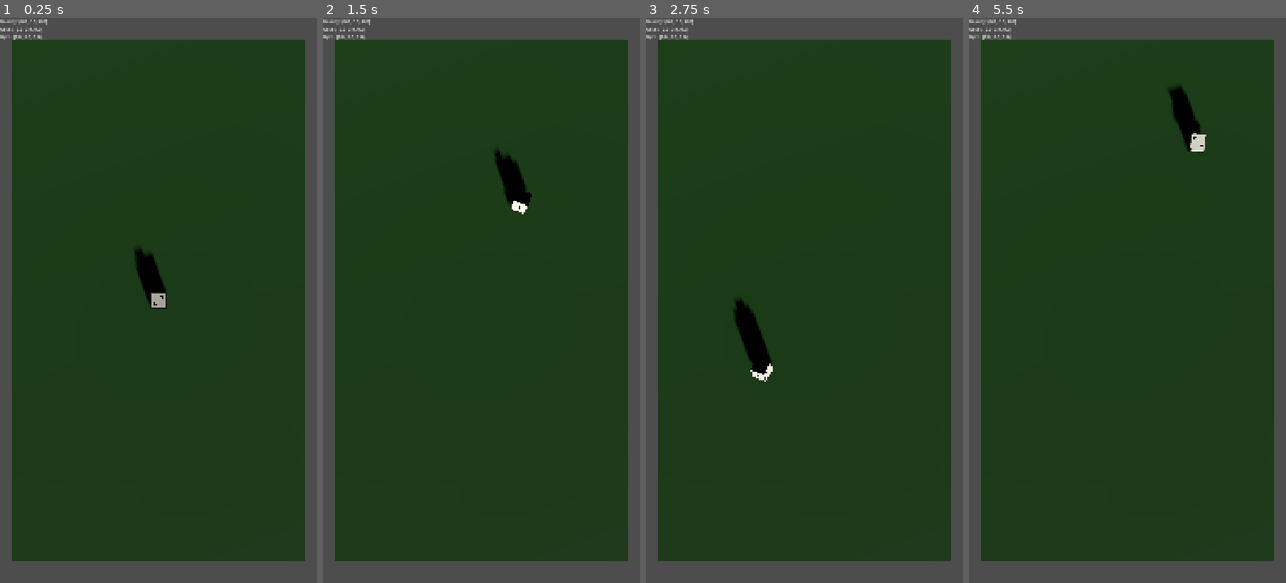
Above: before the commit, frames 1-4 (left to right).
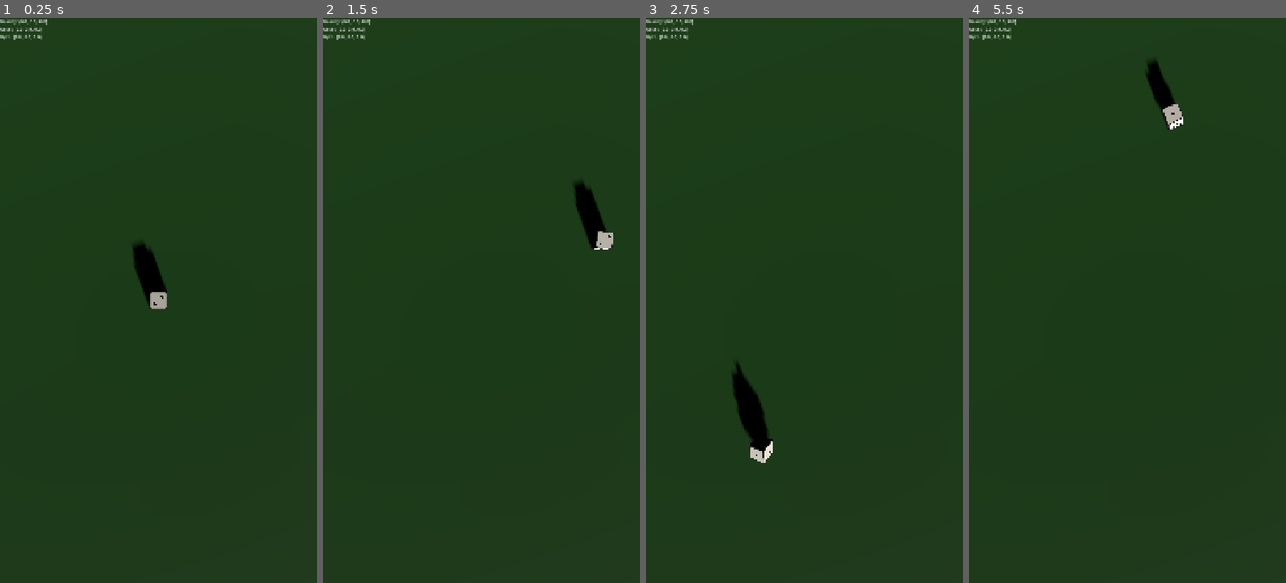
Above: after the commit, the same moments.

Repository: MatthieuLJ/no_dice
Game: Godot game, scene res://die.tscn
Same seed, same stepped clock (60 frames per second), same inputs: the game is played once before the commit and once after it.
Inputs:
- Up to frame 1 (0.25 s): no input
- Up to frame 2 (1.5 s): tap Enter at 0.5 s; hold Right (ui_right) 0.53-1.28 s; tap R at 0.6, 1.35 s; tap Space at 0.77 s; hold Down (ui_down) from 1.28 s (still down)
- Up to frame 3 (2.75 s): tap Space at 1.52 s; release Down (ui_down) at 2.03 s; hold Right (ui_right) from 2.03 s (still down); tap R at 2.1 s
- Up to frame 4 (5.5 s): release Right (ui_right) at 2.78 s; hold Up (ui_up) 2.78-3.53 s; tap R every 0.75 s from 2.85 to 5.1 s; tap Space at 3.02, 3.77, 4.52 s; hold Left (ui_left) 3.53-5.03 s; hold Down (ui_down) from 5.03 s (still down)

The runs differ from the first frame. In frame 1, 15% of the frame differs, in the area x 0-100%, y 0-100%; in frame 2, 16%; in frame 3, 17%; in frame 4, 16%.

Commit message:
feat(enclosure): implement apex pyramid wall geometry and viewport containment clamping

Diff:
--- a/camera.gd
+++ b/camera.gd
@@ -7,8 +7,10 @@
 # tan(π/8) = 1/h = sqrt(2) - 1
 # Therefore h = 1/(sqrt(2) - 1) = sqrt(2) + 1
 
-@export var starting_height: float = sqrt(2) + 1.2
+@export var starting_height: float = sqrt(2) + 1.0
 
 func _ready() -> void:
-	# Change only the Y position (height)
-	position.y = starting_height
+	keep_aspect = Camera3D.KEEP_WIDTH
+	fov = 45.0
+	position = Vector3(0.0, starting_height, 0.0)
+	rotation_degrees = Vector3(-90.0, 0.0, 0.0)
--- a/die.gd
+++ b/die.gd
@@ -75,8 +75,49 @@
 	if not ground:
 		return
 
-	# Emergency fallback recovery if the die clips out of the world
-	var local_pos = ground.to_local(state.transform.origin)
+	# Calculate dynamic boundaries matching view frustum and pyramid_scale.gd
+	var current_transform = state.transform
+	var local_pos = ground.to_local(current_transform.origin)
+	var view_size = get_viewport().get_visible_rect().size
+	var aspect_ratio = 1.0
+	if view_size.x > 0:
+		aspect_ratio = view_size.y / view_size.x
+
+	# Read base_inset_factor from ground script if available
+	var inset_factor = ground.get("base_inset_factor") if ground and "base_inset_factor" in ground else 1.0
+	var half_size = 0.05 # Half size of 0.1m die
+
+	# X Bounds (East/West walls at +/- inset_factor at floor)
+	var min_x = -inset_factor + half_size
+	var max_x = inset_factor - half_size
+
+	# Y Bounds (Floor at 0.0, Roof at 2.0)
+	var min_y = 0.0 + half_size
+	var max_y = 2.0 - half_size
+
+	# Z Bounds (North/South walls at +/- aspect_ratio * inset_factor at floor)
+	var min_z = -(aspect_ratio * inset_factor) + half_size
+	var max_z = (aspect_ratio * inset_factor) - half_size
+
+	# Check if slipped outside the camera view boundaries
+	var clamped_x = clampf(local_pos.x, min_x, max_x)
+	var clamped_y = clampf(local_pos.y, min_y, max_y)
+	var clamped_z = clampf(local_pos.z, min_z, max_z)
+
+	if clamped_x != local_pos.x or clamped_y != local_pos.y or clamped_z != local_pos.z:
+		var safe_local_pos = Vector3(clamped_x, clamped_y, clamped_z)
+		current_transform.origin = ground.to_global(safe_local_pos)
+		state.transform = current_transform
+
+		# Zero out velocity on clamped axis to prevent clipping loop acceleration
+		if clamped_x != local_pos.x:
+			state.linear_velocity.x = 0.0
+		if clamped_y != local_pos.y:
+			state.linear_velocity.y = 0.0
+		if clamped_z != local_pos.z:
+			state.linear_velocity.z = 0.0
+
+	# Emergency fallback recovery if the die clips far out of the world
 	if local_pos.y < -2.0 or local_pos.length() > 10.0:
 		var reset_transform = state.transform
 		reset_transform.origin = ground.to_global(Vector3(0, 0.5, 0))
--- a/pyramid_scale.gd
+++ b/pyramid_scale.gd
@@ -9,32 +9,90 @@
 @onready var roof: CollisionShape3D = $Roof
 
 
+# Camera is at Y = sqrt(2) + 1.0 = 2.4142. Apex is located just above the camera.
+@export var camera_height: float = sqrt(2.0) + 1.0 # 2.4142m
+@export var apex_margin_above_camera: float = 0.6 # Apex is at Y = 3.0142m
+@export var base_inset_factor: float = 1.0 # Base position at viewport bounds (1.0)
+
+var _last_view_size: Vector2 = Vector2.ZERO
+
 func _ready() -> void:
-	# Connect to viewport resize to update scale automatically
+	_remove_wall_meshes()
 	get_viewport().size_changed.connect(_update_scale)
-	# Initial call to set scale at startup
 	_update_scale()
+
+func _remove_wall_meshes() -> void:
+	var walls = [wall_north, wall_south, wall_east, wall_west]
+	for w in walls:
+		if w and w.has_node("VisualMesh"):
+			w.get_node("VisualMesh").queue_free()
+
+func _process(_delta: float) -> void:
+	var view_size = get_viewport().get_visible_rect().size
+	if view_size != _last_view_size:
+		_update_scale()
 
 func _update_scale() -> void:
 	var view_size = get_viewport().get_visible_rect().size
-	if view_size.x == 0:
+	if view_size.x == 0 or view_size.y == 0:
 		return
+	_last_view_size = view_size
 
-	var aspect_ratio = maxf(1.0, view_size.y / view_size.x)
+	# aspect_ratio = viewport height / viewport width
+	var aspect_ratio = view_size.y / view_size.x
 
-	# Position North and South walls (inner faces aligned at +/- aspect_ratio, extending Y=-0.1 below floor)
-	var offset_z = aspect_ratio + 0.05
-	wall_north.position = Vector3(0.0, 0.4, -offset_z)
-	wall_south.position = Vector3(0.0, 0.4, offset_z)
+	# Base inset bounds (walls placed at base_inset_factor of viewport bounds at floor Y=0)
+	var base_x = base_inset_factor # 1.0
+	var base_z = aspect_ratio * base_inset_factor # aspect_ratio * 1.0
 
-	# Position East and West side walls (inner faces aligned at +/- 1.0)
-	wall_east.position = Vector3(1.05, 0.4, 0.0)
-	wall_west.position = Vector3(-1.05, 0.4, 0.0)
+	# Apex point directly above camera: (0, apex_y, 0)
+	var apex_y = camera_height + apex_margin_above_camera # ~3.0142m
+	var thickness = 0.1
 
-	# Scale East and West side walls along Z to fill the gap to North/South walls
-	wall_east.scale.z = aspect_ratio
-	wall_west.scale.z = aspect_ratio
+	# Full slant lengths from floor base (Y=0) to apex (Y=apex_y)
+	var slant_len_x = sqrt(base_x * base_x + apex_y * apex_y)
+	var slant_len_z = sqrt(base_z * base_z + apex_y * apex_y)
 
-	# Scale floor mesh and roof to cover the entire area
-	floor_mesh.scale.z = aspect_ratio
-	roof.scale.z = aspect_ratio
+	var y_mid = apex_y / 2.0 # Midpoint height
+
+	# 1. East/West walls (base at X = +/- base_x at floor Y=0, meeting at X=0 at Y=apex_y)
+	var theta_x = atan2(base_x, apex_y)
+	var offset_x = (thickness / 2.0) * cos(theta_x)
+	var offset_y_x = (thickness / 2.0) * sin(theta_x)
+
+	wall_east.rotation = Vector3(0.0, 0.0, theta_x)
+	wall_west.rotation = Vector3(0.0, 0.0, -theta_x)
+
+	var x_mid = base_x / 2.0
+	wall_east.position = Vector3(x_mid + offset_x, y_mid - offset_y_x, 0.0)
+	wall_west.position = Vector3(-x_mid - offset_x, y_mid - offset_y_x, 0.0)
+
+	# Scale wall height (Y) to span the full slant length from floor to apex
+	wall_east.scale.y = slant_len_x * 1.1
+	wall_west.scale.y = slant_len_x * 1.1
+
+	wall_east.scale.z = maxf(2.0, aspect_ratio * 3.0)
+	wall_west.scale.z = maxf(2.0, aspect_ratio * 3.0)
+
+	# 2. North/South walls (base at Z = +/- base_z at floor Y=0, meeting at Z=0 at Y=apex_y)
+	var theta_z = atan2(base_z, apex_y)
+	var offset_z = (thickness / 2.0) * cos(theta_z)
+	var offset_y_z = (thickness / 2.0) * sin(theta_z)
+
+	wall_north.rotation = Vector3(theta_z, 0.0, 0.0)
+	wall_south.rotation = Vector3(-theta_z, 0.0, 0.0)
+
+	var z_mid = base_z / 2.0
+	wall_north.position = Vector3(0.0, y_mid - offset_y_z, -z_mid - offset_z)
+	wall_south.position = Vector3(0.0, y_mid - offset_y_z, z_mid + offset_z)
+
+	# Scale wall height (Y) to span the full slant length from floor to apex
+	wall_north.scale.y = slant_len_z * 1.1
+	wall_south.scale.y = slant_len_z * 1.1
+
+	wall_north.scale.x = maxf(2.0, (1.0 / aspect_ratio) * 3.0)
+	wall_south.scale.x = maxf(2.0, (1.0 / aspect_ratio) * 3.0)
+
+	# Scale floor mesh so green ground fills 100% of camera viewport
+	floor_mesh.scale = Vector3(4.0, 1.0, 4.0 * maxf(1.0, aspect_ratio))
+	roof.scale = Vector3(4.0, 1.0, 4.0 * maxf(1.0, aspect_ratio))
